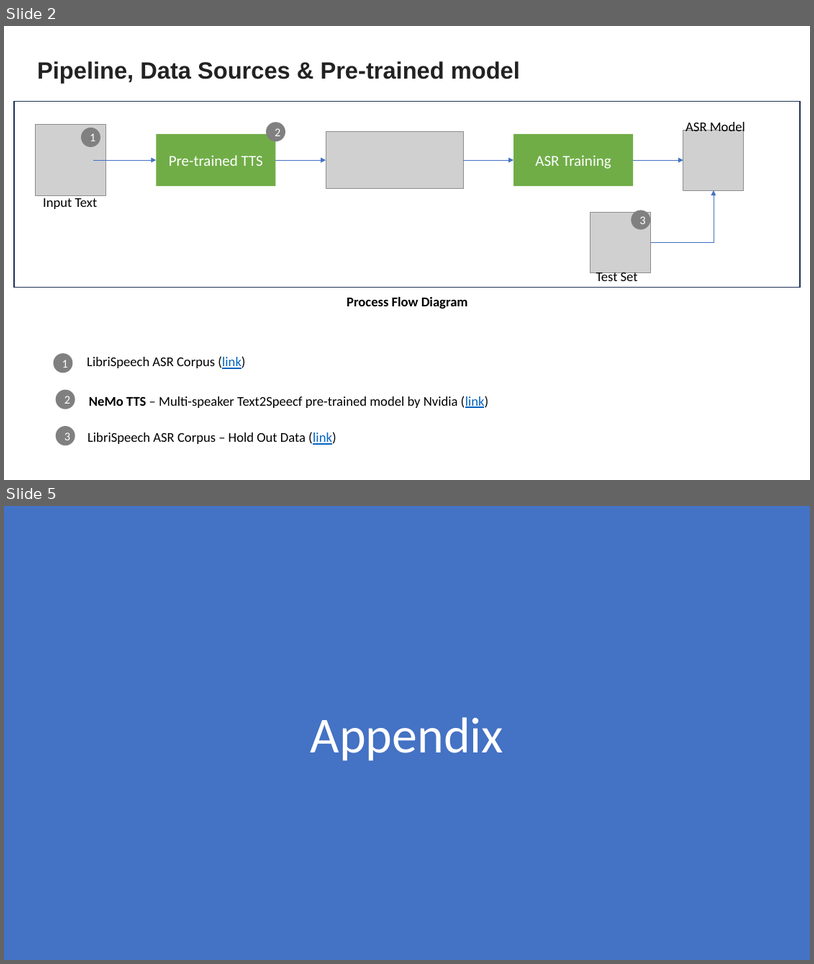
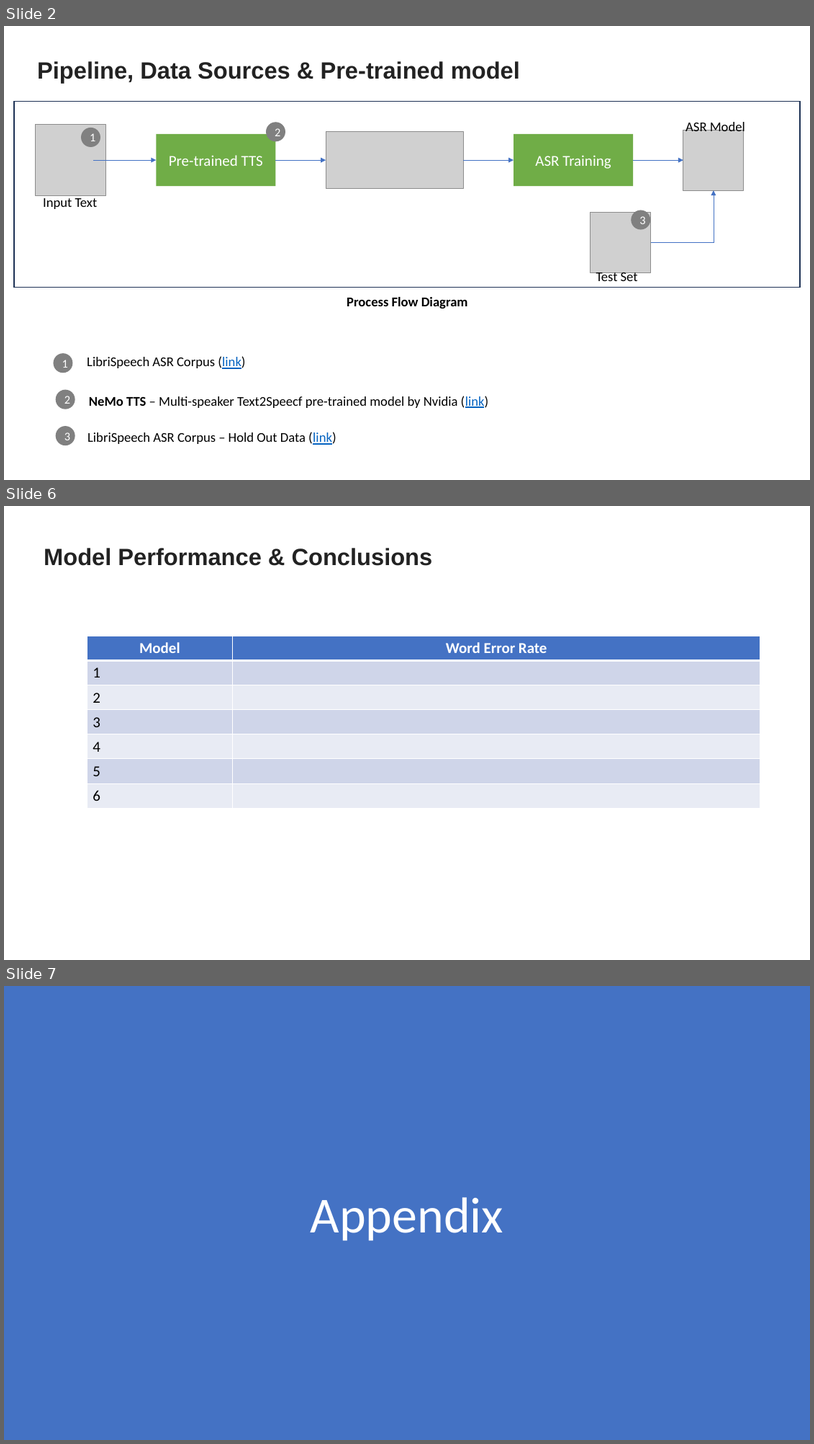
Before and after one commit to ravi-devgoblet/iisc_cohort4_group6_capstone, a slide deck: project_docs/Group 6 Capstone Project Presentation.pptx. Shown one above the other, each under a label of ours: slides 2 and 5 before the commit, slides 2, 6 and 7 after it; the slides between them are not shown. The pictures are 814x964 and 814x1444 pixels, drawn with LibreOffice and Linux fonts; fonts in the diff are those of the drawing; grey boxes stand for pictures. Boxes give left, top, right and bottom in pixels: in the first picture for what was removed or moved away, otherwise in the second. Text is boxed around its words. In the diff, an @@ line names an element or a change of style, - is before the commit and + after.

Commit message:
Added Models Slide

```diff
--- a/project_docs/Group 6 Capstone Project Presentation.pptx
+++ b/project_docs/Group 6 Capstone Project Presentation.pptx
@@ slide 6 added at (4, 506, 810, 960), background #FFFFFF @@
@@ text added at (44, 548, 433, 566), 28 pt, text #222222, bold @@
+Model Performance & Conclusions
@@ table added at (87, 636, 761, 808), 7 rows, 2 columns @@
+Model | Word Error Rate
+1 | 
+2 | 
+3 | 
+4 | 
+5 | 
+6 | 
@@ what was slide 5 is now slide 7 @@
```
Also in this commit, not shown: 1 slide changed, 3 other slides added, 1 slide removed.
